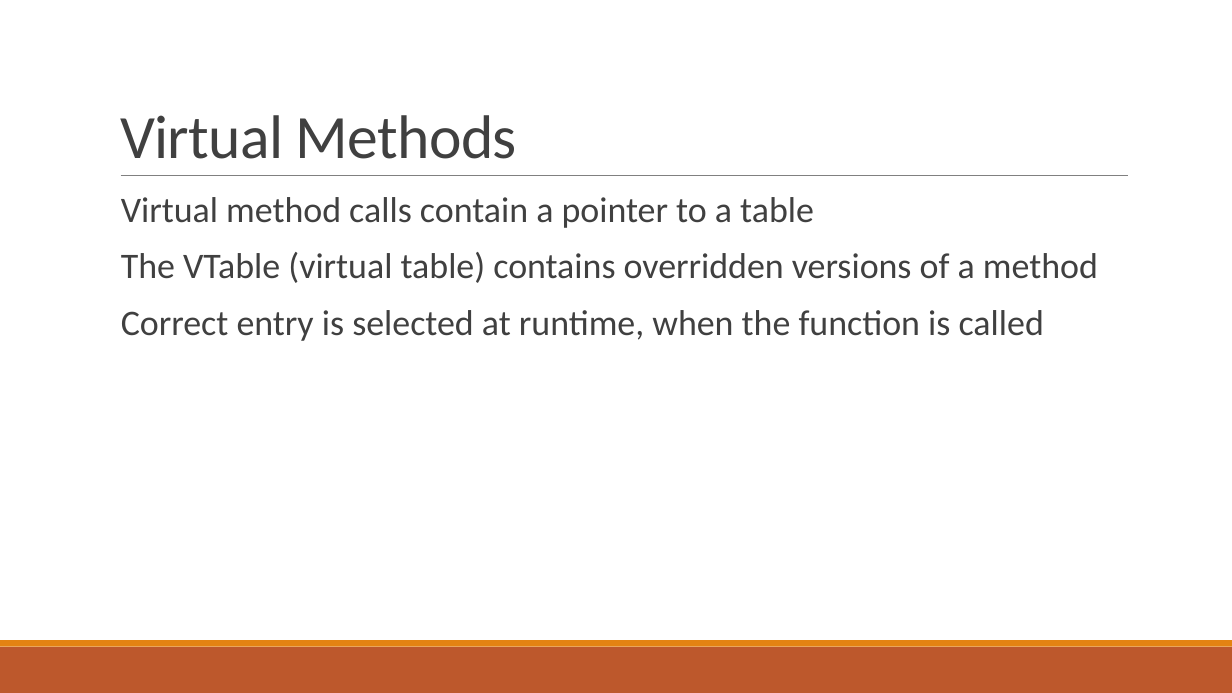
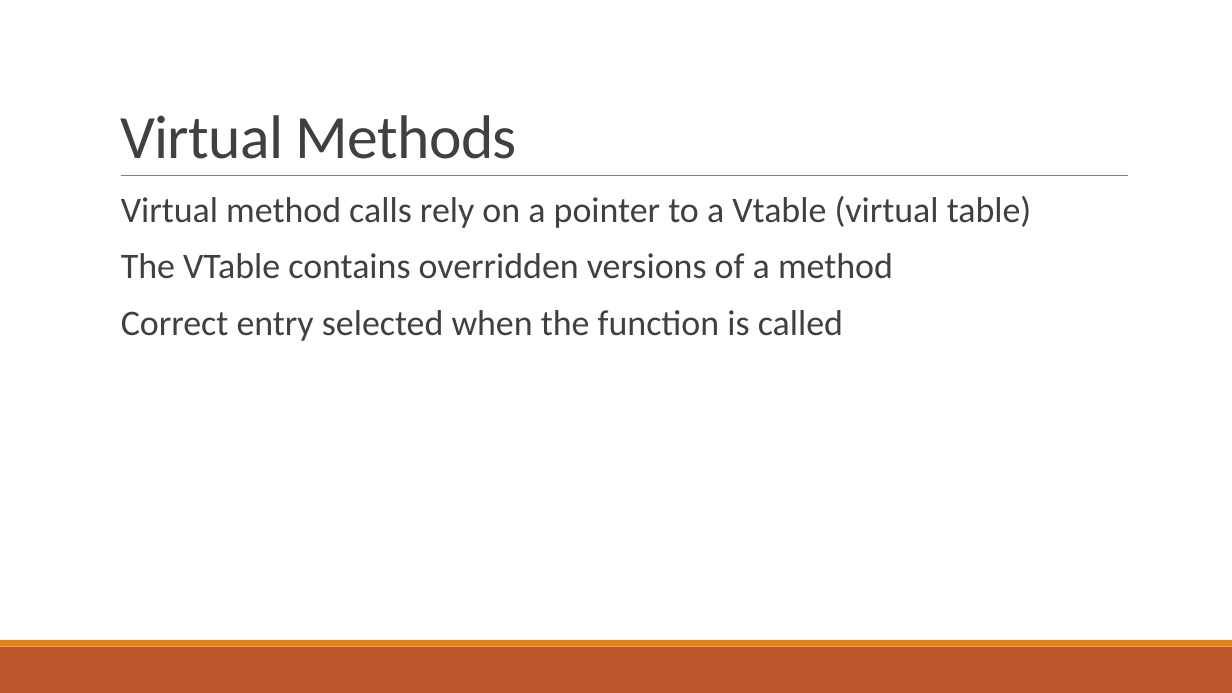
Before and after one commit to bretafinley/coop, a slide deck: slide 12 of COOP.pptx. Drawn at 1232x693 pixels with LibreOffice and Linux fonts; fonts in the diff are those of the drawing. Boxes give left, top, right and bottom in pixels: in the first picture for what was removed or moved away, otherwise in the second. Text is boxed around its words. In the diff, an @@ line names an element or a change of style, - is before the commit and + after.

```diff
--- a/COOP.pptx
+++ b/COOP.pptx
@@ text at bbox=[121, 196, 1032, 341]: text changed @@
-  Virtual method calls contain a pointer to a table
-  The VTable (virtual table) contains overridden versions of a method
-  Correct entry is selected at runtime, when the function is called
+  Virtual method calls rely on a pointer to a Vtable (virtual table)
+  The VTable contains overridden versions of a method
+  Correct entry selected when the function is called
```
Also in this commit, not shown: 27 other slides changed, 1 other file.
